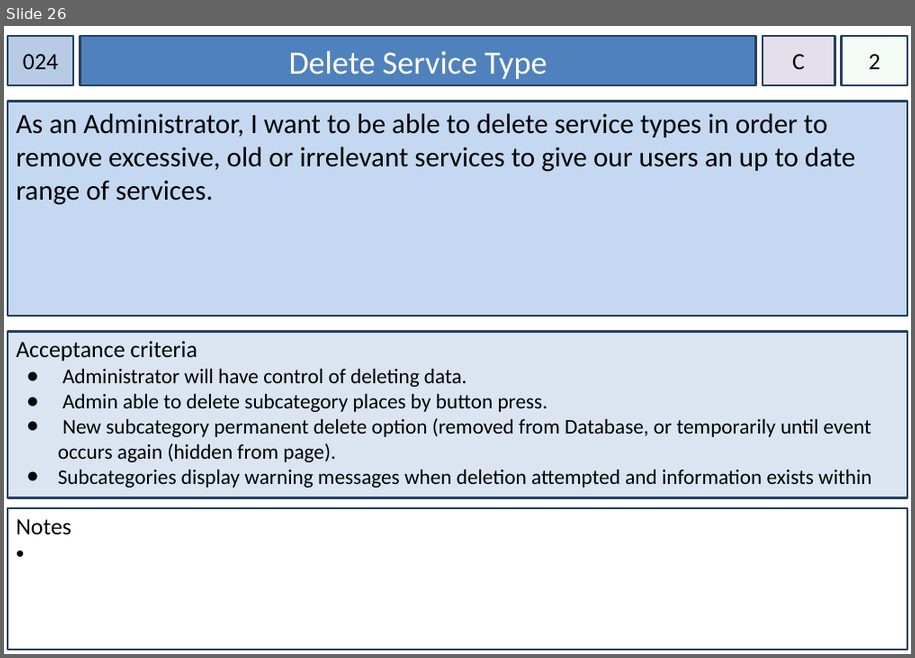
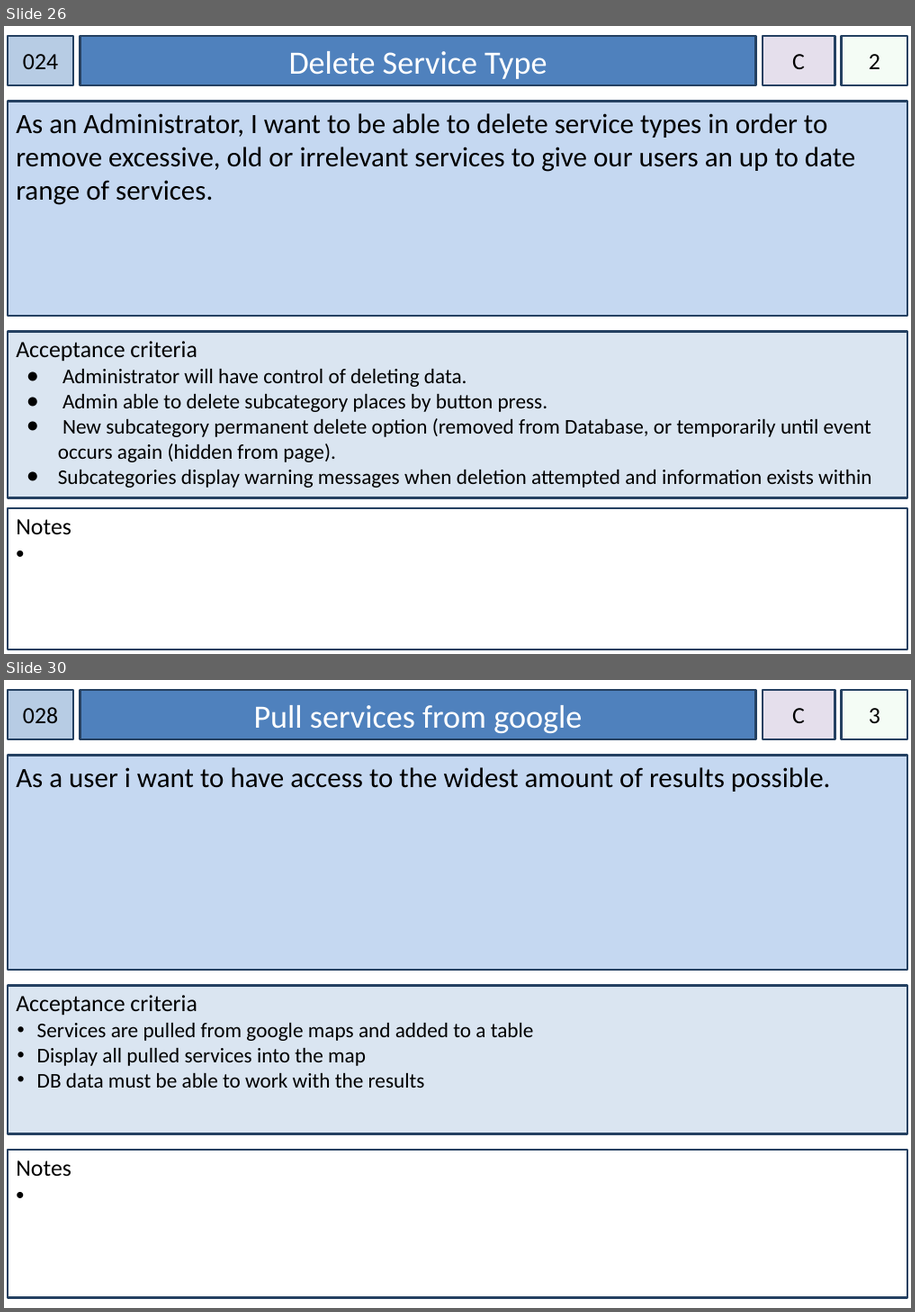
Before and after one commit to rickmccasker/IFB299, a slide deck: Documents/Story Cards.pptx. Shown one above the other, each under a label of ours: slide 26 before the commit, slides 26 and 30 after it; the slides between them are not shown. The pictures are 915x658 and 915x1312 pixels, drawn with LibreOffice and Linux fonts; fonts in the diff are those of the drawing. Boxes give left, top, right and bottom in pixels: in the first picture for what was removed or moved away, otherwise in the second. Text is boxed around its words. In the diff, an @@ line names an element or a change of style, - is before the commit and + after.

Commit message:
Upload stuff from google docs for final submission

```diff
--- a/Documents/Story Cards.pptx
+++ b/Documents/Story Cards.pptx
@@ slide 30 added at box(4, 680, 911, 1308), background #FFFFFF @@
@@ rectangle added at box(8, 690, 73, 739), fill #B7CCE4, outline #244061 2 pt, 20 pt, text #000000 @@
+028
@@ rectangle added at box(80, 690, 756, 739), fill #4F81BD, outline #244061 2 pt, 28 pt, text #FFFFFF @@
+Pull services from google
@@ rectangle added at box(763, 690, 836, 739), fill #E5DFEC, outline #244061 2 pt, 20 pt, text #000000 @@
+C
@@ rectangle added at box(842, 690, 908, 739), fill #CCF0CD at 20% opacity, outline #244061 2 pt, 20 pt, text #000000 @@
+3
@@ rectangle added at box(8, 756, 908, 970), fill #C5D8F1, outline #244061 2 pt, 24 pt, text #000000 @@
+As a user i want to have access to the widest amount of results possible.
@@ rectangle added at box(8, 986, 908, 1134), fill #DAE5F1, outline #244061 2 pt, 18 pt, text #000000 @@
+Acceptance criteria
+• Services are pulled from google maps and added to a table
+• Display all pulled services into the map
+• DB data must be able to work with the results
@@ rectangle added at box(8, 1150, 908, 1298), fill #FFFFFF, outline #244061 2 pt, 20 pt, text #000000 @@
+Notes
```
Also in this commit, not shown: 16 slides changed, 22 other files.
